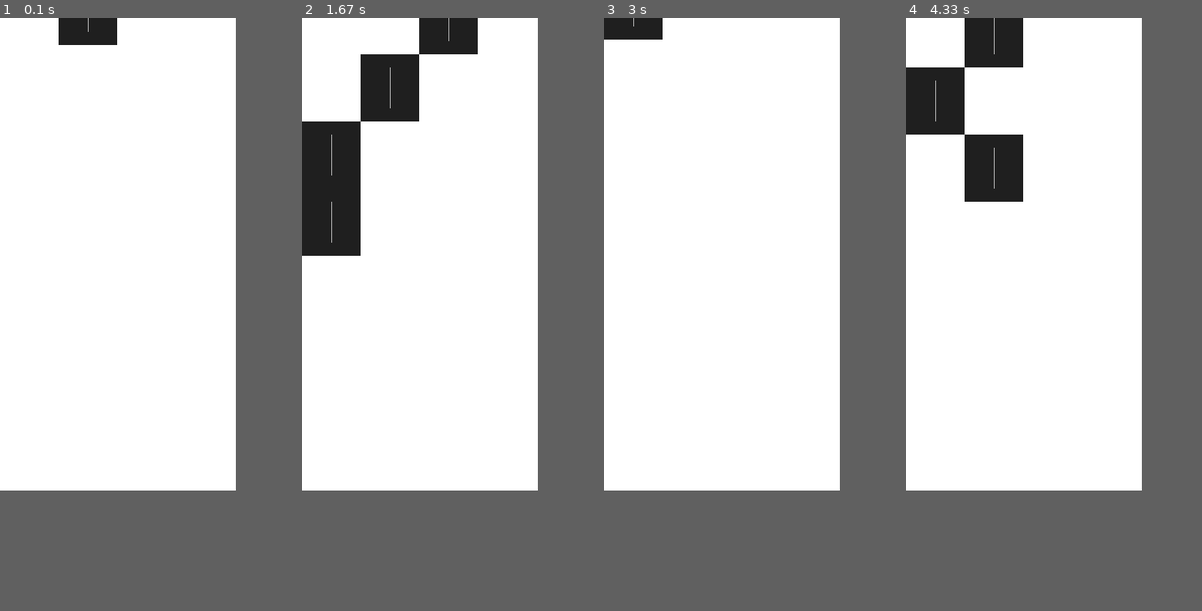
Above: before the commit, frames 1-4 (left to right).
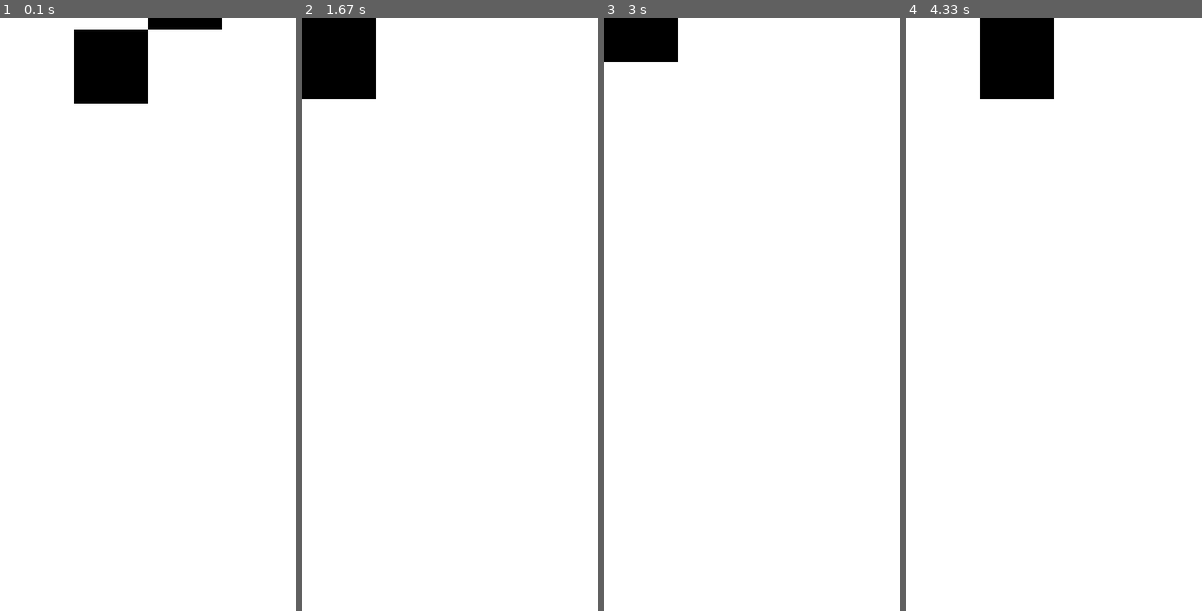
Above: after the commit, the same moments.

Repository: jtayped/PianoTilesStylePygame
Game: pygame game, started from main.py
Two runs of this game, one before a commit and one after it. Both use one fixed random seed, a clock stepped at 60 frames per second and the inputs below.
Inputs (mouse positions are in pixels of both pictures, inside the frame that each line leads up to):
- Up to frame 1 (0.1 s): no input
- Up to frame 2 (1.67 s): press the mouse at (414, 101) at 0.37 s; move the mouse to (384, 166) at 0.47 s; release the mouse at (358, 225) at 0.6 s; press the mouse at (485, 77) at 0.7 s; move the mouse to (482, 267) at 0.8 s; release the mouse at (476, 462) at 0.93 s; press the mouse at (414, 118) at 1.53 s; move the mouse to (432, 106) at 1.63 s
- Up to frame 3 (3 s): release the mouse at (754, 101) at 1.77 s; press the mouse at (639, 71) at 1.87 s; move the mouse to (692, 302) at 1.97 s; release the mouse at (746, 527) at 2.1 s; press the mouse at (716, 59) at 2.7 s; move the mouse to (749, 101) at 2.8 s; release the mouse at (784, 142) at 2.93 s
- Up to frame 4 (4.33 s): press the mouse at (941, 77) at 3.53 s; move the mouse to (953, 213) at 3.63 s; release the mouse at (962, 350) at 3.77 s
In our replay, the window is 306x612 before the commit and 384x768 after it. These sizes can differ from the game's own. Grey fills any space a smaller window leaves; there, only what the larger window draws over its background counts as a difference.

The runs differ from the first frame. In frame 1, 4.1% of the frame differs, in the area x 19-75%, y 0-15%; in frame 2, 11%, in the area x 0-60%, y 0-41%; in frame 3, 1.9%; in frame 4, 8.3%.

Commit message:
more efficient

Diff:
--- a/files/level.py
+++ b/files/level.py
@@ -15,90 +15,76 @@
 
         self.running = True
 
-        self.tilesInX = 4
+        self.singleTileSize = [
+            WIDTH/4,
+            HEIGHT/8
+        ]
+
+        self.maxNTiles = int(HEIGHT/self.singleTileSize[1]*1.75)
         self.tileList = []
-        self.tileSize = [int(WIDTH/self.tilesInX), HEIGHT/7]
-        self.tileBuffer = HEIGHT/self.tileSize[1]*2.5
+        self.tileSpeed = 3
 
-        self.tileSpeed = 7
-        self.tileColor = 'grey12'
-        self.inLineCounter = 0
-        self.maxInLine = 3
+        self.createTile()
 
-        pos = [random.randint(0, self.tilesInX-1)*self.tileSize[0], -self.tileSize[1]]
-        self.tileList.append(Tile(self.screen, pos, self.tileSize, self.tileColor))
+    def createTile(self):
+        pos = []
+        size = self.singleTileSize[:]
 
-        self.isDead = False
-
-    def generateTile(self):
-        pos = []
-        if self.tileList[-1].rect.x == WIDTH-self.tileSize[0]:
-            pos.append(self.tileList[-1].rect.x + random.randint(-1, 0)*self.tileSize[0])
-
-        elif self.tileList[-1].rect.x == 0:
-            pos.append(self.tileList[-1].rect.x + random.randint(0, 1)*self.tileSize[0])
+        if len(self.tileList) == 0:
+            pos = [
+                random.randint(0, 3)*self.singleTileSize[0],
+                0
+            ]
 
         else:
-            pos.append(self.tileList[-1].rect.x + random.randint(-1, 1)*self.tileSize[0])
+            lastTile = self.tileList[-1]
 
-        if pos[0] == self.tileList[-1].rect.x:
-            self.inLineCounter += 1
-            if self.inLineCounter == self.maxInLine:
-                self.generateTile()
-                self.inLineCounter = 0
+            if random.randint(1, 6) == 5:
+                size[1] *= 2
+
+            if lastTile.rect.x == 0:
+                pos.append(self.tileList[-1].rect.x + self.singleTileSize[0])
+
+            elif lastTile.rect.x == WIDTH-lastTile.rect.width:
+                pos.append(self.tileList[-1].rect.x - self.singleTileSize[0])
+
+            else:
+                pos.append(self.tileList[-1].rect.x + random.choice([-1, 1])*self.singleTileSize[0])
+
+            pos.append(self.tileList[-1].rect.y - size[1])
+
+        self.tileList.append(Tile(self.screen, pos, size, 'black', self.tileSpeed))
+
+    def getTileClicked(self):
+        self.mousePressed = pygame.mouse.get_pressed()[0]
+
+        if self.mousePressed:
+            self.mousePos = pygame.mouse.get_pos()
+
+            if self.tileList[0].clicked(self.mousePos):
+                self.tileList.remove(self.tileList[0])
 
         else:
-            self.inLineCounter = 0
-
-        pos.append(self.tileList[-1].rect.y - self.tileSize[1])
-        self.tileList.append(Tile(self.screen, pos, self.tileSize, self.tileColor))
-
-    def deathAnimation(self):
-        if self.isDead:
-            self.counter += 1
-            if self.counter > FPS/1.5:
-                self.__init__()
+            self.mousePos = None
 
     def tileUpdate(self):
         for tile in self.tileList:
-            tile.update(self.tileSpeed)
+            tile.update()
 
             if tile.offScreen():
                 self.tileList.remove(tile)
 
-            if tile.dead():
-                self.tileSpeed = 0
-                self.counter = 0
-                tile.color = 'red'
-                self.isDead = True
-
     def tileHandler(self):
+        self.getTileClicked()
         self.tileUpdate()
 
-        if len(self.tileList) < self.tileBuffer:
-            self.generateTile()
+        if len(self.tileList) < self.maxNTiles:
+            self.createTile()
 
     def events(self):
         for event in pygame.event.get():
             if event.type == pygame.QUIT:
                 self.running = False
-
-            if event.type == pygame.MOUSEBUTTONUP:
-                self.mouseClick = pygame.mouse.get_pos()
-
-                clickedOnTile = False
-                for tile in self.tileList:
-                    if tile.clicked(self.mouseClick):
-                        clickedOnTile = True
-                        tile.color = 'green'
-
-                        tileNextIndex = 1
-                        while self.tileList[self.tileList.index(tile)+tileNextIndex].rect.x == tile.rect.x:
-                            self.tileList[self.tileList.index(tile)+tileNextIndex].color = 'green'
-                            tileNextIndex += 1
-
-                if not clickedOnTile:
-                    self.__init__()
 
     def update(self):
         self.clock.tick(FPS)
@@ -110,7 +96,6 @@
         ########################################
 
         self.tileHandler()
-        self.deathAnimation()
 
         ########################################
 
--- a/files/settings.py
+++ b/files/settings.py
@@ -1,15 +1,7 @@
 import ctypes
 
-def closestMultiple(n, x):
-    if x > n:
-        return x
-    z = (int)(x / 2)
-    n = n + z
-    n = n - (n % x)
-    return n
-
 user32 = ctypes.windll.user32
-HEIGHT = closestMultiple(user32.GetSystemMetrics(1)*0.85, 4)
+HEIGHT = 768
 WIDTH = HEIGHT/2
 
 FPS = 60
--- a/files/tile.py
+++ b/files/tile.py
@@ -1,16 +1,13 @@
+import pygame
 from files.settings import *
-import pygame
 
 class Tile:
-    def __init__(self, surface, pos, size, color) -> None:
+    def __init__(self, surface, pos, size, color, speed) -> None:
         self.screen = surface
+        self.color = color
+        self.speed = speed
+
         self.rect = pygame.Rect(pos[0], pos[1], size[0], size[1])
-
-        self.color = color
-        self.ballRadius = WIDTH/35
-
-    def dead(self):
-        return self.rect.bottom > HEIGHT and self.color == 'grey12'
 
     def clicked(self, mouseClick):
         return self.rect.collidepoint(mouseClick)
@@ -24,11 +21,6 @@
     def draw(self):
         pygame.draw.rect(self.screen, self.color, self.rect)
 
-        if self.color == 'grey12':
-            centerBall = (self.rect.x+self.rect.width/2, self.rect.y+self.rect.height*0.675)
-            pygame.draw.line(self.screen, 'grey', (self.rect.x+self.rect.width/2, self.rect.y+self.rect.height*0.2), (self.rect.x+self.rect.width/2, self.rect.y+self.rect.height*0.8))
-
-    def update(self, speed):
-        self.speed = speed
+    def update(self):
         self.movement()
         self.draw()
